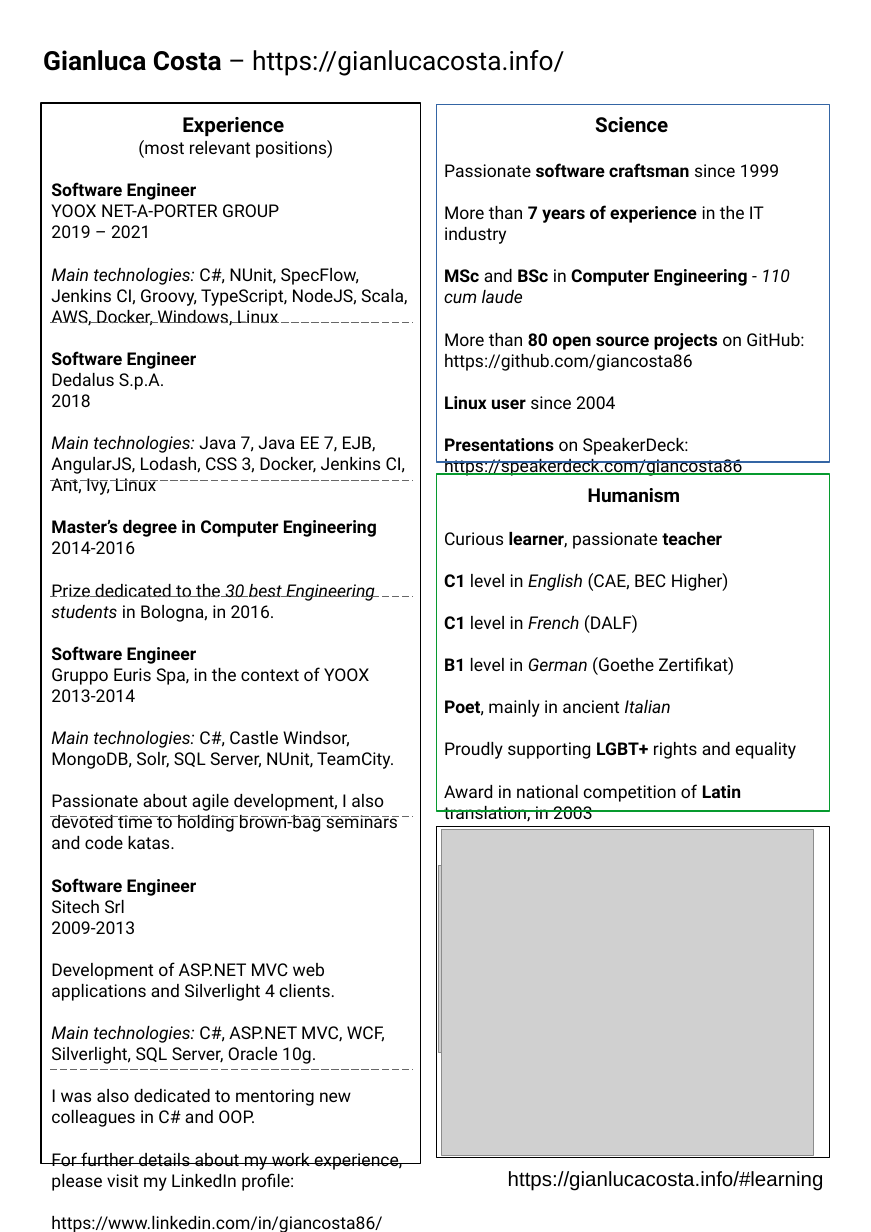
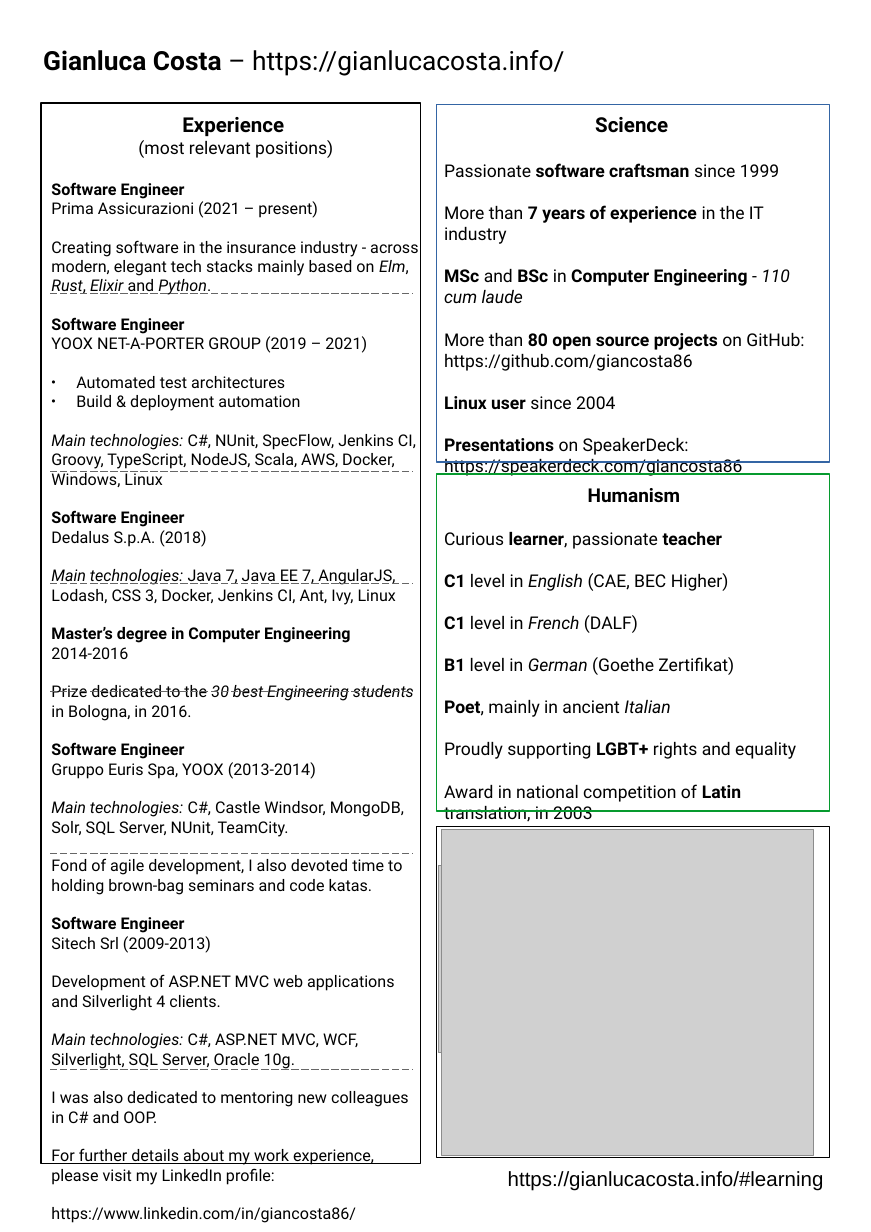
Before and after one commit to giancosta86/giancosta86.github.io, a slide deck: slide 1 of cv_costa_en.odp. Drawn at 871x1232 pixels with LibreOffice and Linux fonts; fonts in the diff are those of the drawing; grey boxes stand for pictures. Boxes give left, top, right and bottom in pixels: in the first picture for what was removed or moved away, otherwise in the second. Text is boxed around its words. In the diff, an @@ line names an element or a change of style, - is before the commit and + after.

```diff
--- a/cv_costa_en.odp
+++ b/cv_costa_en.odp
@@ text at [51,182,418,643]: text changed; size 12 to 11 pt @@
-Software Engineer
-YOOX NET-A-PORTER GROUP
-2019 – 2021
-Main technologies: C#, NUnit, SpecFlow, Jenkins CI, Groovy, TypeScript, NodeJS, Scala, AWS, Docker, Windows, Linux
-Software Engineer
-Dedalus S.p.A.
-2018
-Main technologies: Java 7, Java EE 7, EJB, AngularJS, Lodash, CSS 3, Docker, Jenkins CI, Ant, Ivy, Linux
-Master’s degree in Computer Engineering
+Software Engineer
+Prima Assicurazioni (2021 – present)
+Creating software in the insurance industry - across modern, elegant tech stacks mainly based on Elm, Rust, Elixir and Python.
+Software Engineer
+YOOX NET-A-PORTER GROUP (2019 – 2021)
+● Automated test architectures
+● Build & deployment automation
+Main technologies: C#, NUnit, SpecFlow, Jenkins CI, Groovy, TypeScript, NodeJS, Scala, AWS, Docker, Windows, Linux
+Software Engineer
+Dedalus S.p.A. (2018)
+Main technologies: Java 7, Java EE 7, AngularJS, Lodash, CSS 3, Docker, Jenkins CI, Ant, Ivy, Linux
+Master’s degree in Computer Engineering
@@ line moved from (51, 322) - (413, 322) to (51, 293) - (413, 293) @@
@@ line moved from (51, 480) - (413, 480) to (51, 472) - (413, 472) @@
@@ line moved from (51, 596) - (413, 596) to (51, 583) - (413, 583) @@
@@ text at [51,647,414,1223]: size 12 to 11 pt in "2014-2016 Prize dedicated to the 30 best ...", "For further details about my work experience, ..." @@
@@ line added from (51, 691) to (413, 691), #666666 0 pt @@
@@ text at [51,742,409,1123]: text changed; size 12 to 11 pt @@
-Software Engineer
-Gruppo Euris Spa, in the context of YOOX
-2013-2014
-Main technologies: C#, Castle Windsor, MongoDB, Solr, SQL Server, NUnit, TeamCity.
-Passionate about agile development, I also devoted time to holding brown-bag seminars and code katas.
-Software Engineer
-Sitech Srl
-2009-2013
-Development of ASP.NET MVC web applications and Silverlight 4 clients.
-Main technologies: C#, ASP.NET MVC, WCF, Silverlight, SQL Server, Oracle 10g.
-I was also dedicated to mentoring new colleagues in C# and OOP.
+Software Engineer
+Gruppo Euris Spa, YOOX (2013-2014)
+Main technologies: C#, Castle Windsor, MongoDB, Solr, SQL Server, NUnit, TeamCity.
+Fond of agile development, I also devoted time to holding brown-bag seminars and code katas.
+Software Engineer
+Sitech Srl (2009-2013)
+Development of ASP.NET MVC web applications and Silverlight 4 clients.
+Main technologies: C#, ASP.NET MVC, WCF, Silverlight, SQL Server, Oracle 10g.
+I was also dedicated to mentoring new colleagues in C# and OOP.
@@ line moved from (51, 815) - (413, 815) to (51, 853) - (413, 853) @@
```
Also in this commit, not shown: 2 other files.
